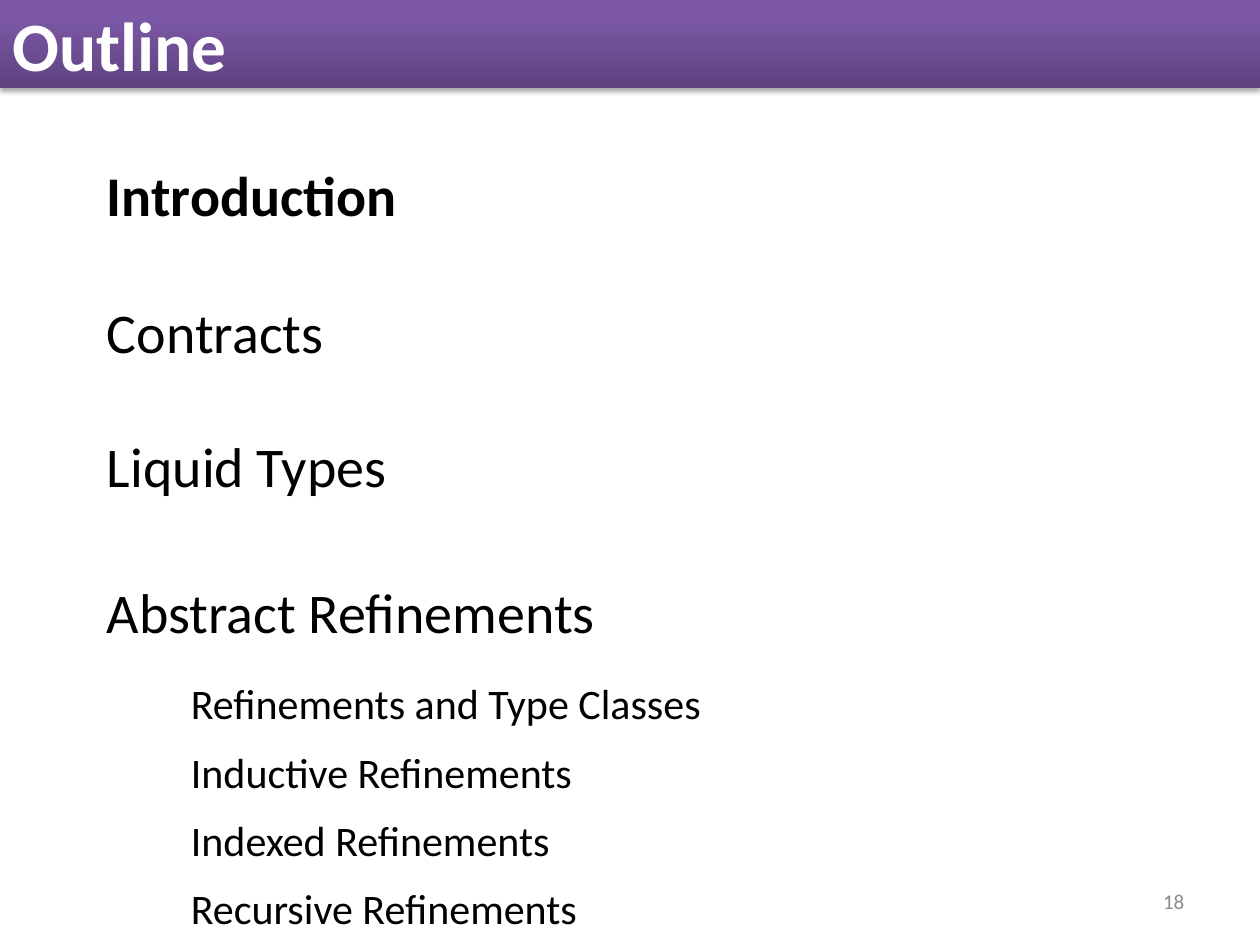
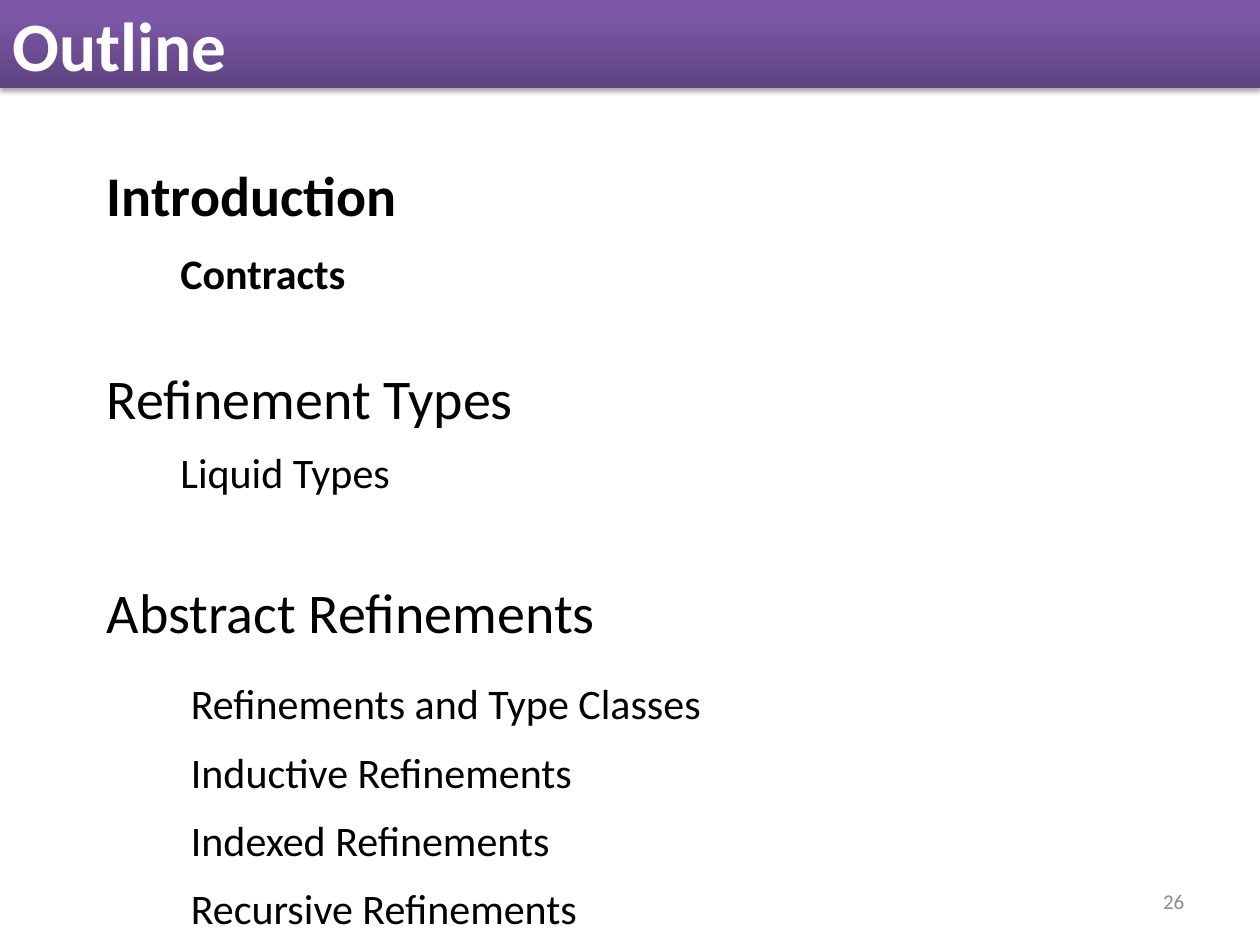
Before and after one commit to nikivazou/research_exam, a slide deck: slide 26 of slides/Research_Exam.pptx (slide 18 before the commit). Drawn at 1260x945 pixels with LibreOffice and Linux fonts; fonts in the diff are those of the drawing. Boxes give left, top, right and bottom in pixels: in the first picture for what was removed or moved away, otherwise in the second. Text is boxed around its words. In the diff, an @@ line names an element or a change of style, - is before the commit and + after.

```diff
--- a/slides/Research_Exam.pptx
+++ b/slides/Research_Exam.pptx
@@ text "Contracts" moved from (x1=107, y1=316, x2=324, y2=354) to (x1=180, y1=261, x2=345, y2=290) @@
@@ text "Contracts" at (x1=180, y1=261, x2=345, y2=290): size 32 to 24 pt, bold on @@
@@ text at (x1=107, y1=380, x2=513, y2=428): text changed @@
-Liquid Types
+Refinement Types
@@ text added at (x1=180, y1=458, x2=390, y2=495), 24 pt, text #000000 @@
+Liquid Types
@@ page number at (x1=1163, y1=895, x2=1184, y2=909): text changed @@
-18
+26
```
Also in this commit, not shown: 55 other slides changed, 8 slides added, 34 slides removed, 1 other file.
